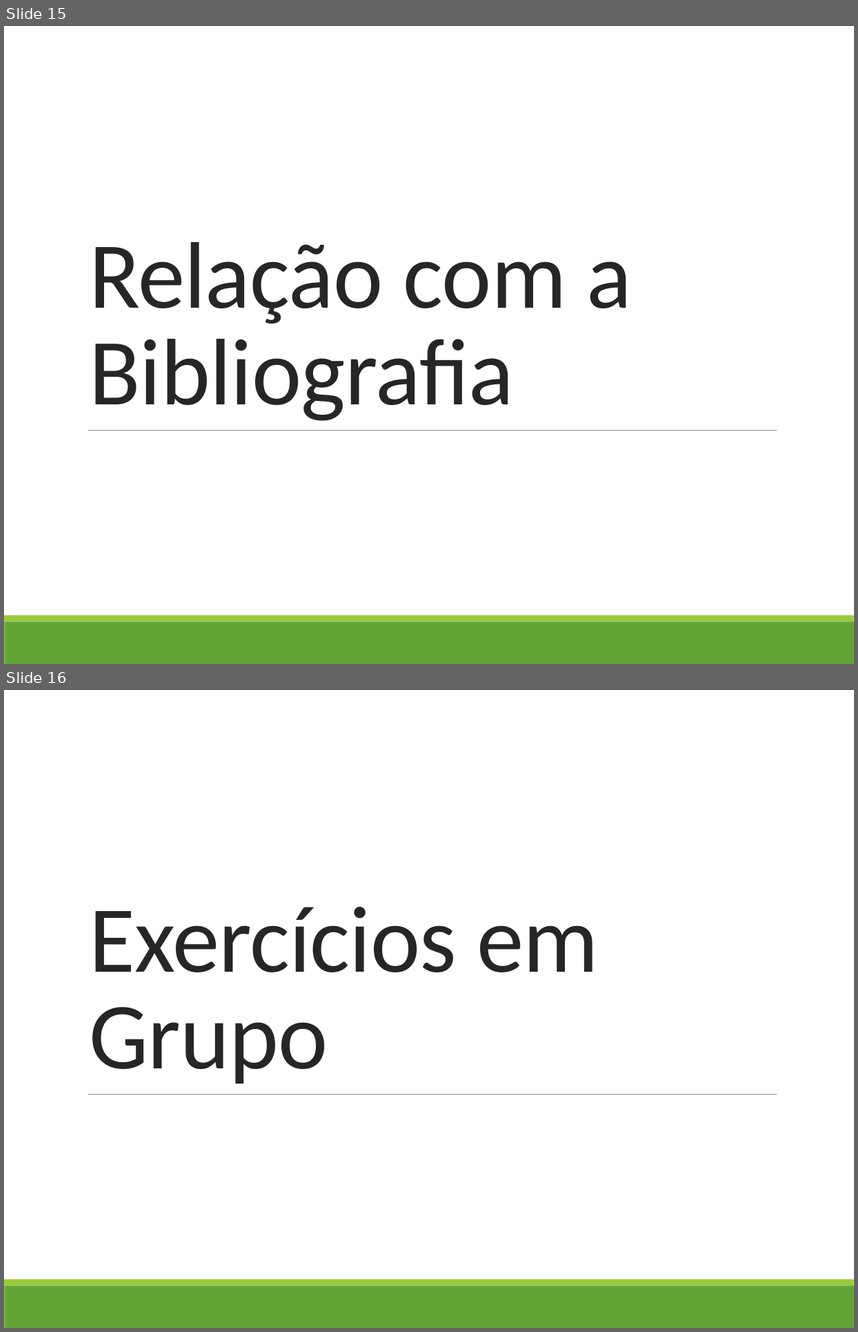
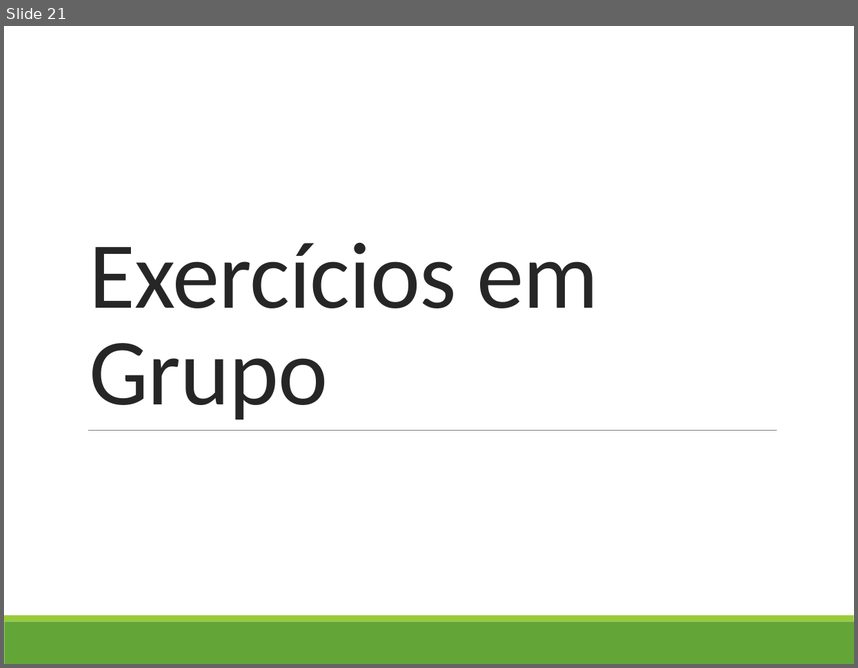
Before and after one commit to profAndreSouza/Material, a slide deck: Segurança da Informação/Aula-04-ISO27001-Estrutura-e-escopo.pptx. Shown one above the other, each under a label of ours: slides 15 and 16 before the commit, slide 21 after it. The pictures are 858x1332 and 858x668 pixels, drawn with LibreOffice and Linux fonts; fonts in the diff are those of the drawing. Boxes give left, top, right and bottom in pixels: in the first picture for what was removed or moved away, otherwise in the second. Text is boxed around its words. In the diff, an @@ line names an element or a change of style, - is before the commit and + after.

```diff
--- a/Segurança da Informação/Aula-04-ISO27001-Estrutura-e-escopo.pptx
+++ b/Segurança da Informação/Aula-04-ISO27001-Estrutura-e-escopo.pptx
@@ slide 15 removed at (x1=4, y1=26, x2=854, y2=664), background #FFFFFF; not listed: 3 template elements that a slide beside it also shows @@
@@ title removed at (x1=89, y1=242, x2=633, y2=421) @@
-Relação com a Bibliografia
@@ what was slide 16 is now slide 21 @@
```
Also in this commit, not shown: 16 slides changed, 6 slides added, 1 other file.
